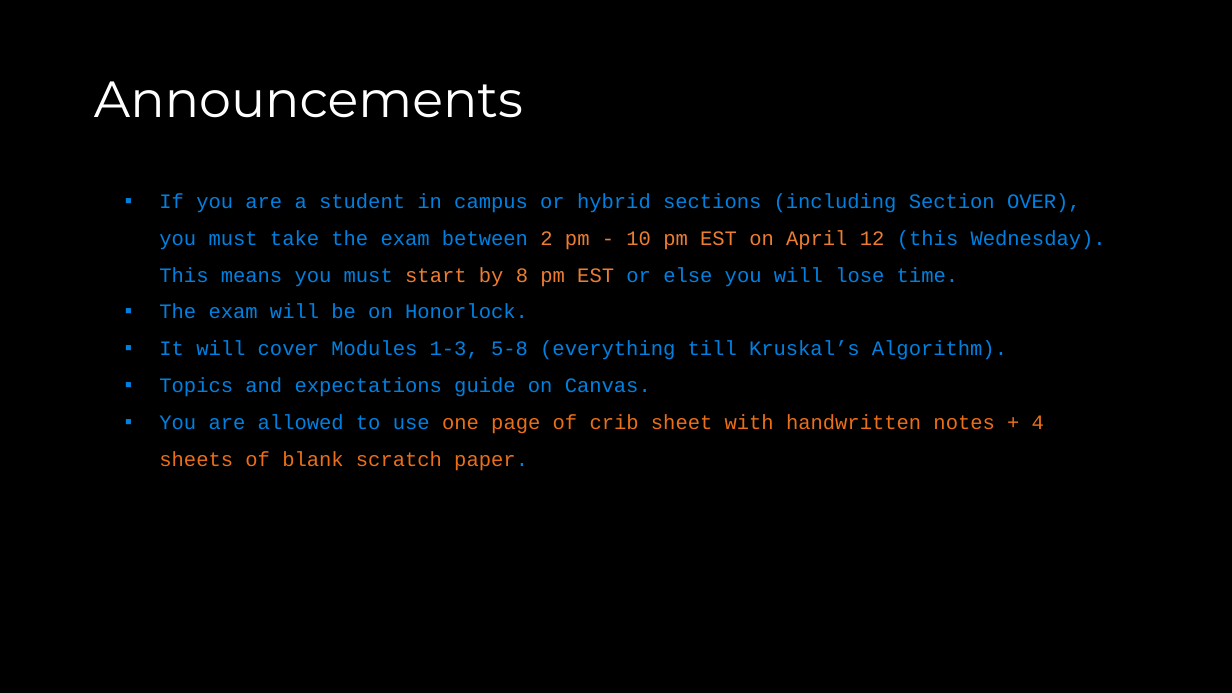
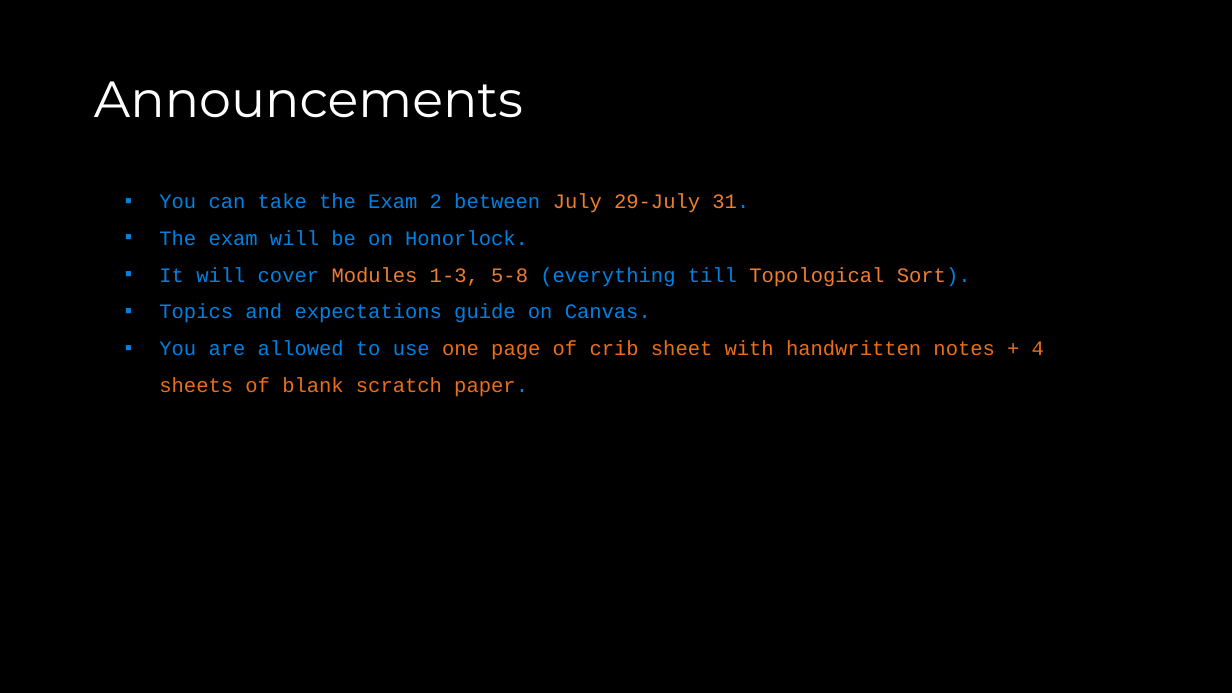
Before and after one commit to COP3530/Instructional-Content, a slide deck: slide 3 of Slides/Slides-PPT/Exam 2 - Review A.pptx. Drawn at 1232x693 pixels with LibreOffice and Linux fonts; fonts in the diff are those of the drawing. Boxes give left, top, right and bottom in pixels: in the first picture for what was removed or moved away, otherwise in the second. Text is boxed around its words. In the diff, an @@ line names an element or a change of style, - is before the commit and + after.

```diff
--- a/Slides/Slides-PPT/Exam 2 - Review A.pptx
+++ b/Slides/Slides-PPT/Exam 2 - Review A.pptx
@@ text at bbox=[159, 193, 749, 213]: text changed @@
-▪ If you are a student in campus or hybrid sections (including Section OVER), you must take the exam between 2 pm - 10 pm EST on April 12 (this Wednesday). This means you must start by 8 pm EST or else you will lose time.
+▪ You can take the Exam 2 between July 29-July 31.
@@ text at bbox=[159, 267, 971, 287]: text changed; text colour #0081E2 to #ED7D31 @@
-▪ It will cover Modules 1-3, 5-8 (everything till Kruskal’s Algorithm).
+▪ It will cover Modules 1-3, 5-8 (everything till Topological Sort).
```
Also in this commit, not shown: 1 other file.
